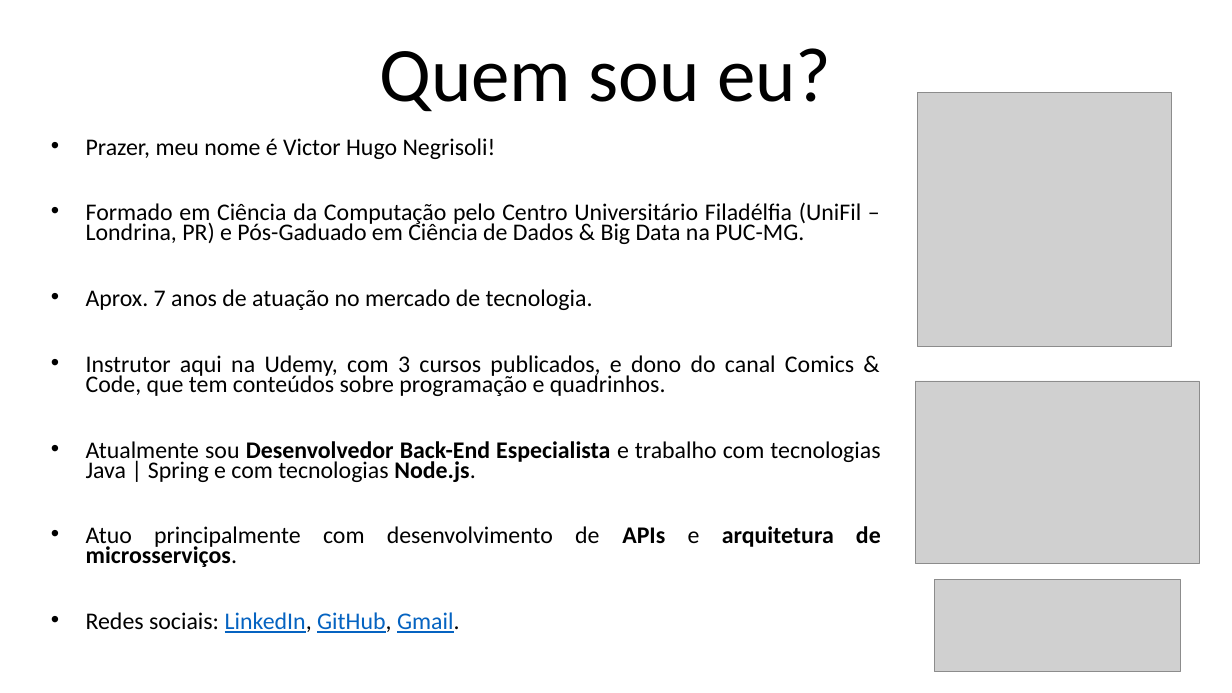
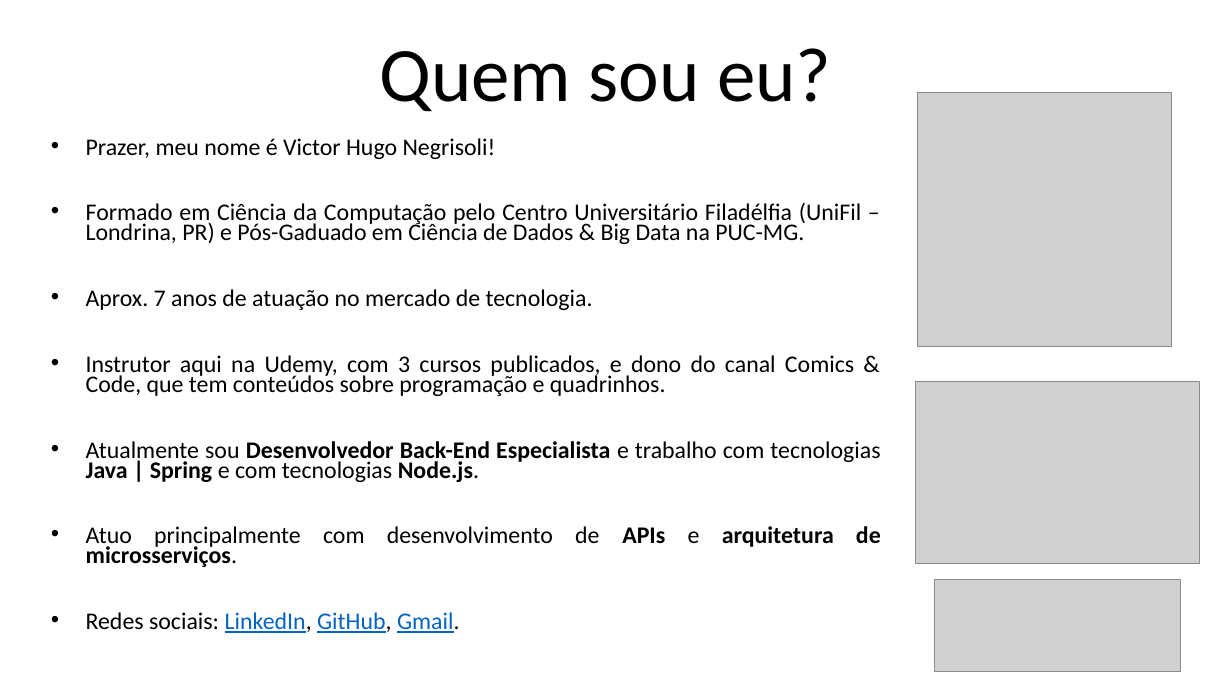
Before and after one commit to vhnegrisoli/curso-udemy-microsservicos-padrao-saga-orquestrado, a slide deck: slide 2 of Conteúdos/Apresentação - Saga.pptx. Drawn at 1232x693 pixels with LibreOffice and Linux fonts; fonts in the diff are those of the drawing; grey boxes stand for pictures. Boxes give left, top, right and bottom in pixels: in the first picture for what was removed or moved away, otherwise in the second. Text is boxed around its words. In the diff, an @@ line names an element or a change of style, - is before the commit and + after.

```diff
--- a/Conteúdos/Apresentação - Saga.pptx
+++ b/Conteúdos/Apresentação - Saga.pptx
@@ subtitle at (86, 441, 880, 482): bold on in "Java | Spring" @@
```
Also in this commit, not shown: 1 other file.
